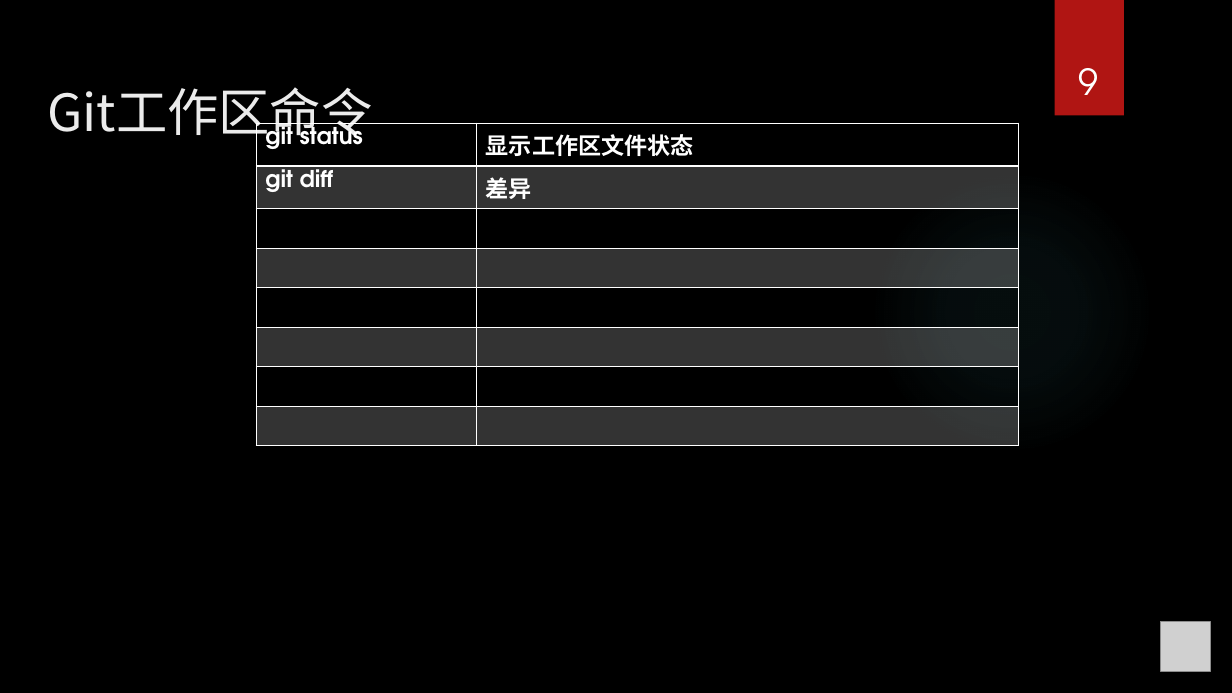
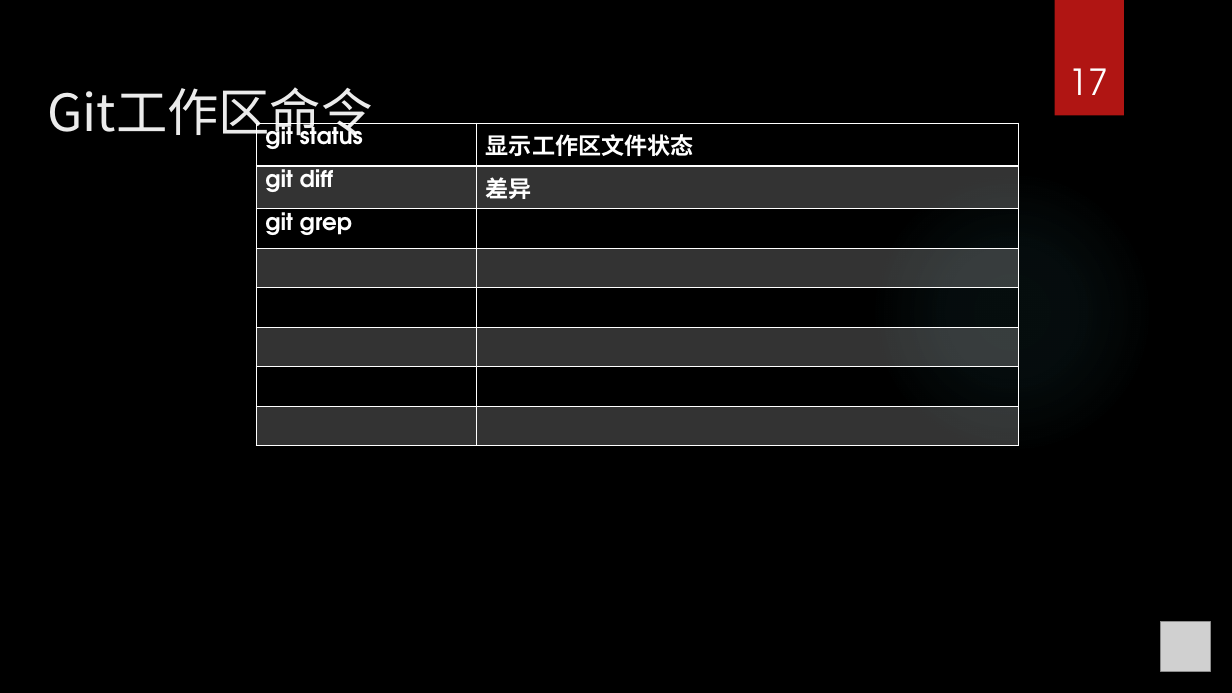
Before and after one commit to seafitliu/about, a slide deck: slide 17 of git那些事.pptx (slide 9 before the commit). Drawn at 1232x693 pixels with LibreOffice and Linux fonts; fonts in the diff are those of the drawing; grey boxes stand for pictures; background and template pictures are left out. Boxes give left, top, right and bottom in pixels: in the first picture for what was removed or moved away, otherwise in the second. Text is boxed around its words. In the diff, an @@ line names an element or a change of style, - is before the commit and + after.

```diff
--- a/git那些事.pptx
+++ b/git那些事.pptx
@@ page number at <box>1069,68,1109,95</box>: text changed @@
-9
+17
@@ table at <box>256,123,1019,439</box> @@
+row 3: git grep | 
-row 8:  | 
```
Also in this commit, not shown: 5 other slides changed, 8 slides added.
